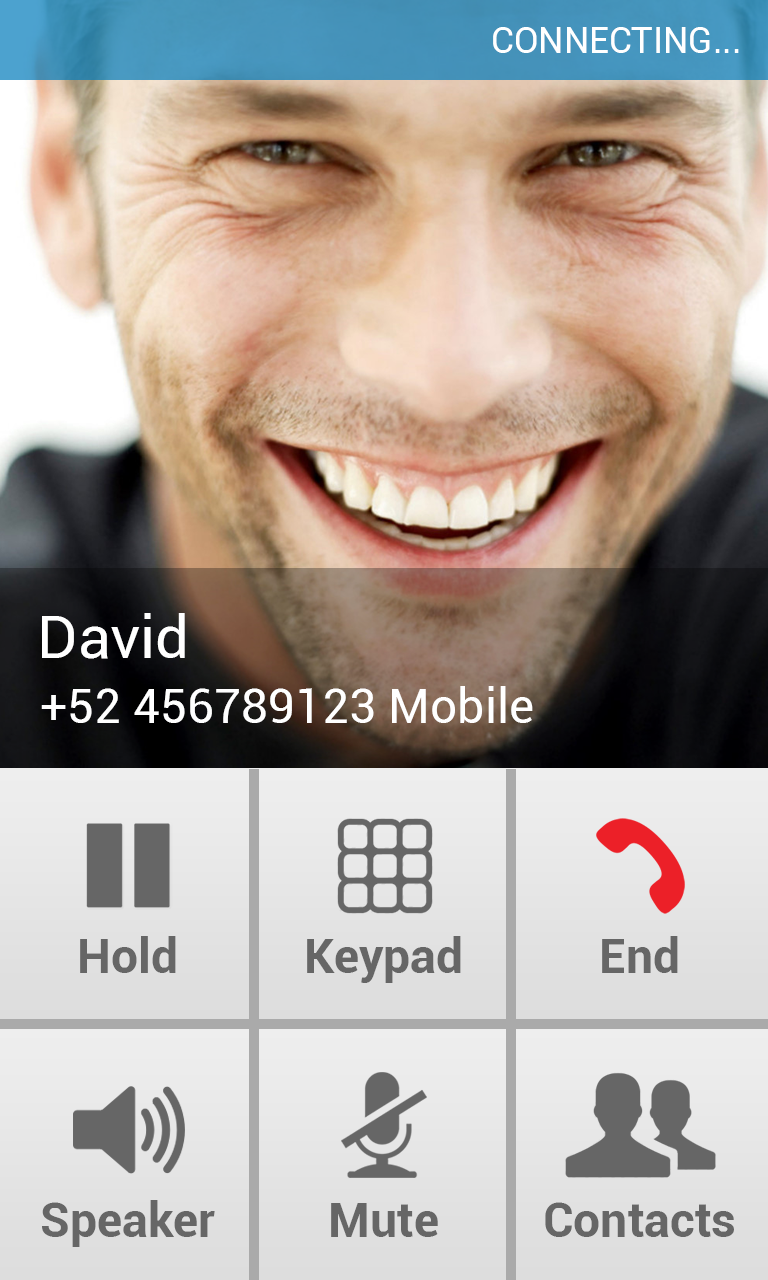
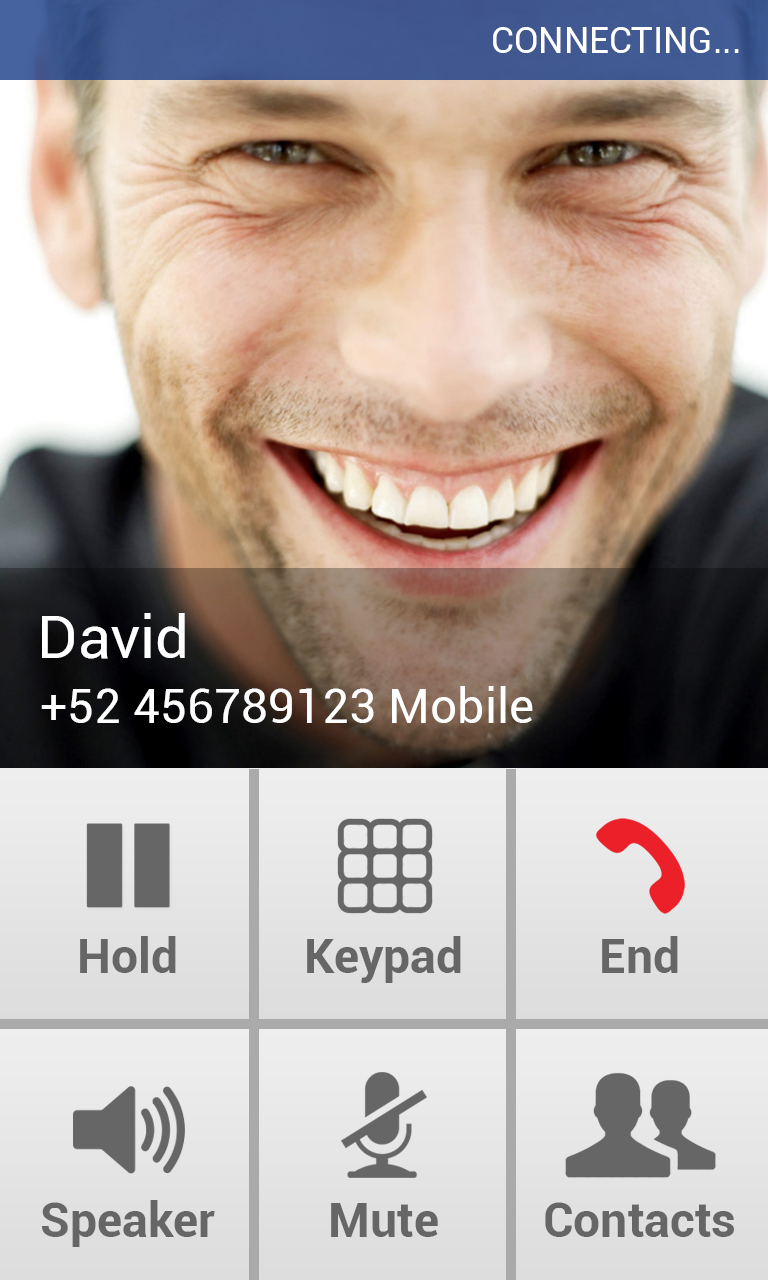
The second 768 x 1280 image is a revision of the first. Changes to its layers:
"bg" (1st of 3, in "status"): opacity 70% → 78% over [0, 0, 768, 80]
